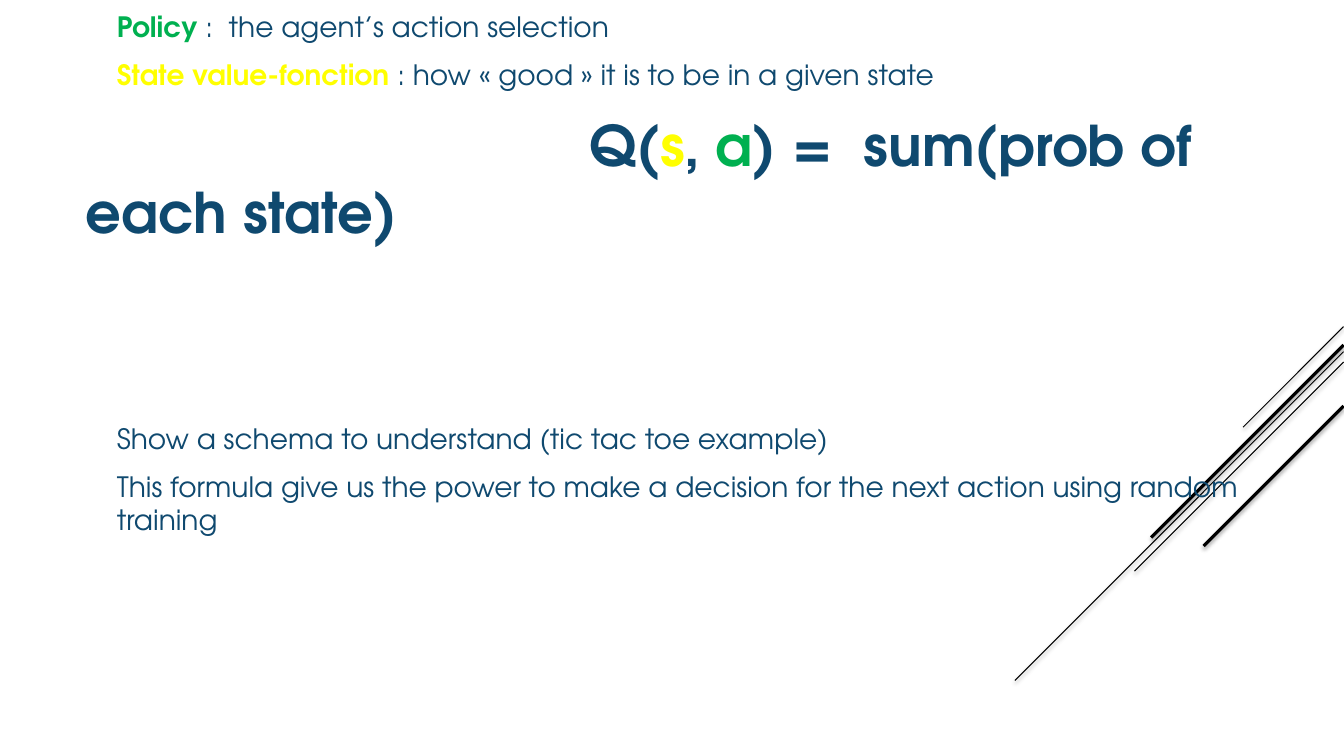
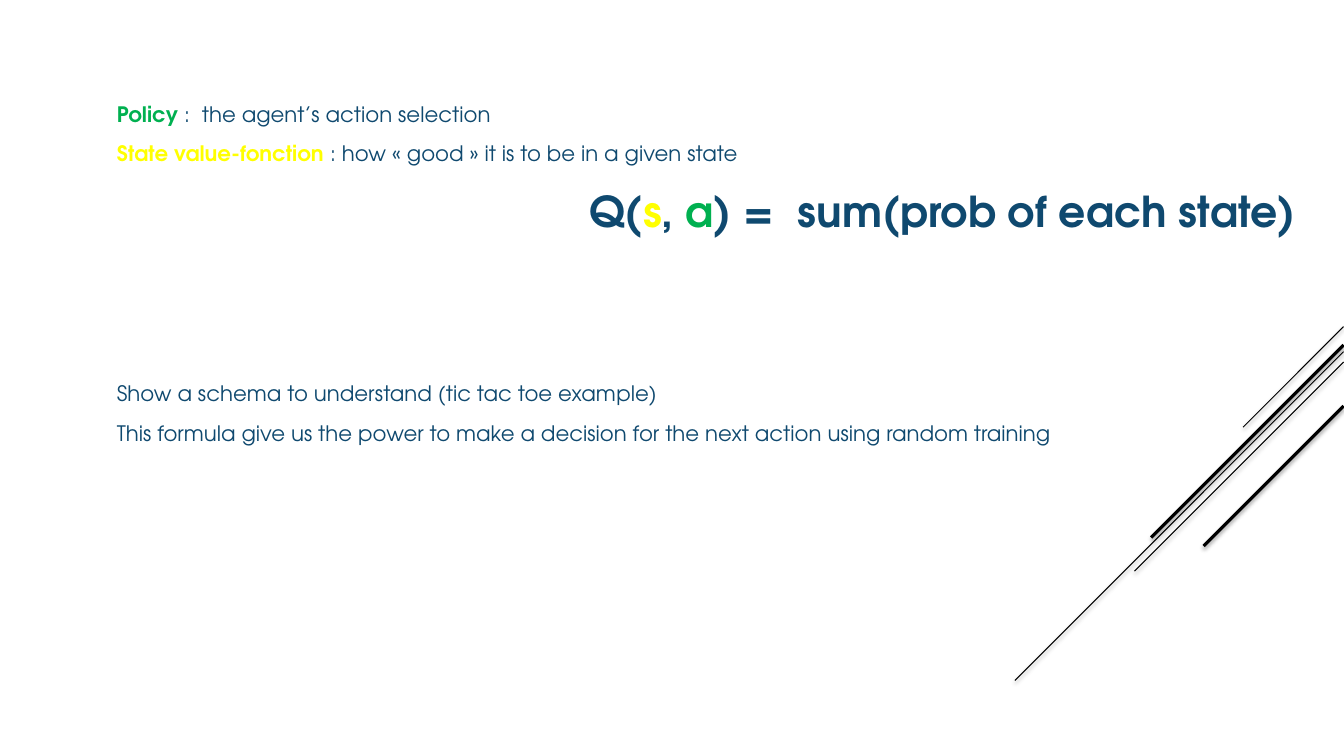
Before and after one commit to jnguyen1192/SIA, a slide deck: slide 5 of SAI_presentation_libre_office.pptx. Drawn at 1344x756 pixels with LibreOffice and Linux fonts; fonts in the diff are those of the drawing. Boxes give left, top, right and bottom in pixels: in the first picture for what was removed or moved away, otherwise in the second. Text is boxed around its words. In the diff, an @@ line names an element or a change of style, - is before the commit and + after.

```diff
--- a/SAI_presentation_libre_office.pptx
+++ b/SAI_presentation_libre_office.pptx
@@ text "Policy : the agent’s action ..." at box(117, 105, 1296, 446): size 20 to 15.2 pt in "Policy : the agent’s action selection", "State value-fonction : how « good » ...", "Show a schema to understand (tic tac ...", "This formula give us the power to ..."; size 40 to 30.4 pt in "Q(s, a) = sum(prob of each state)" @@
@@ text removed at box(85, 535, 490, 622) @@
-REINFORCEMENT LEARNING
```
Also in this commit, not shown: 4 other slides changed.
